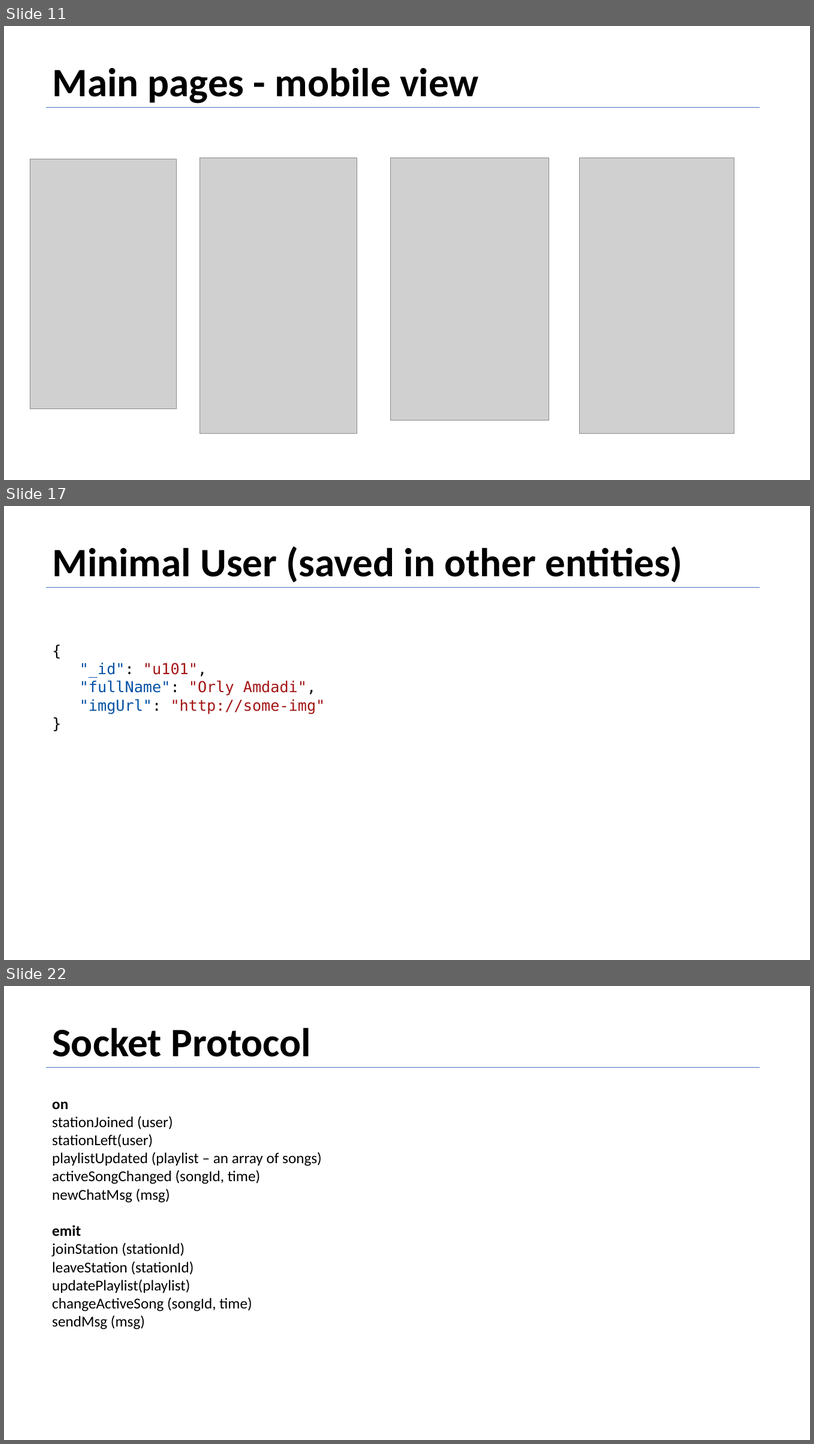
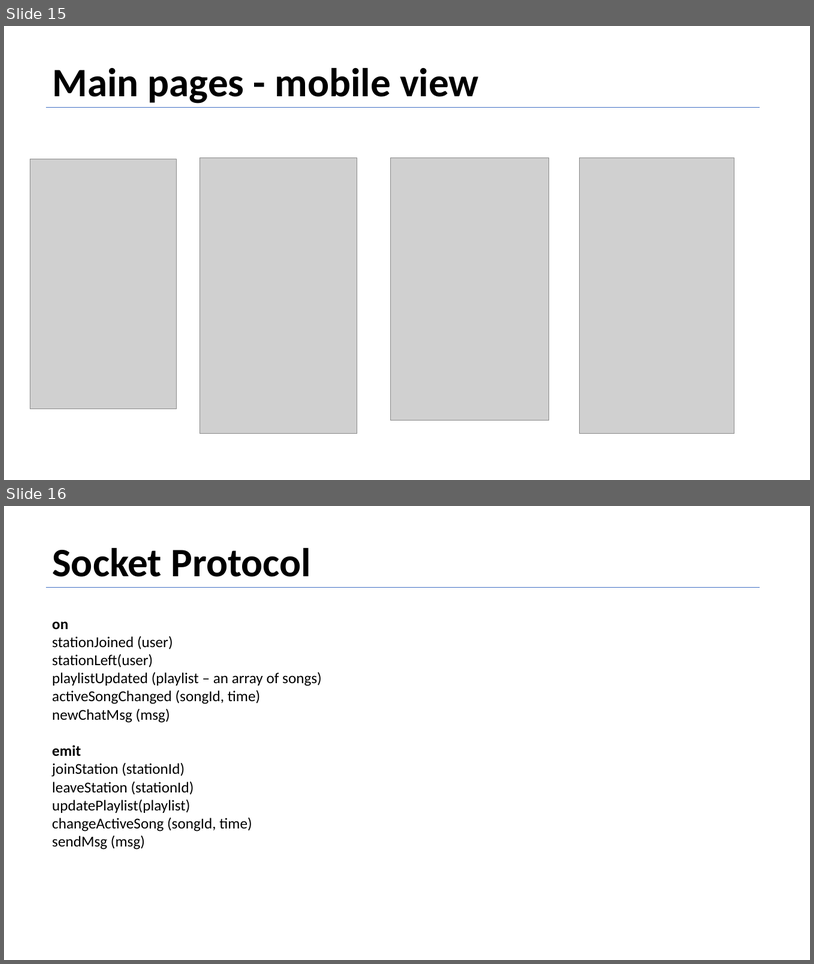
Before and after one commit to EmanuelBenHamo/Fiver-Final-Sprint, a slide deck: Product Definition Document Sample - Vybing - v1.5.pptx. Shown one above the other, each under a label of ours: slides 11, 17 and 22 before the commit, slides 15 and 16 after it; the slides between them are not shown. The pictures are 814x1444 and 814x964 pixels, drawn with LibreOffice and Linux fonts; fonts in the diff are those of the drawing; grey boxes stand for pictures. Boxes give left, top, right and bottom in pixels: in the first picture for what was removed or moved away, otherwise in the second. Text is boxed around its words. In the diff, an @@ line names an element or a change of style, - is before the commit and + after.

```diff
--- a/Product Definition Document Sample - Vybing - v1.5.pptx
+++ b/Product Definition Document Sample - Vybing - v1.5.pptx
@@ slide 17 removed at <box>4,506,810,960</box>, background #FFFFFF @@
@@ text removed at <box>52,546,683,582</box> @@
-Minimal User (saved in other entities)
@@ line removed from (47, 587) to (760, 587) @@
@@ text removed at <box>80,663,326,714</box> @@
-{
-"_id": "u101",
-"fullName": "Orly Amdadi",
-"imgUrl": "http://some-img"
-}
@@ what was slide 11 is now slide 15 @@
@@ what was slide 22 is now slide 16 @@
```
Also in this commit, not shown: 7 slides added, 12 other slides removed.
